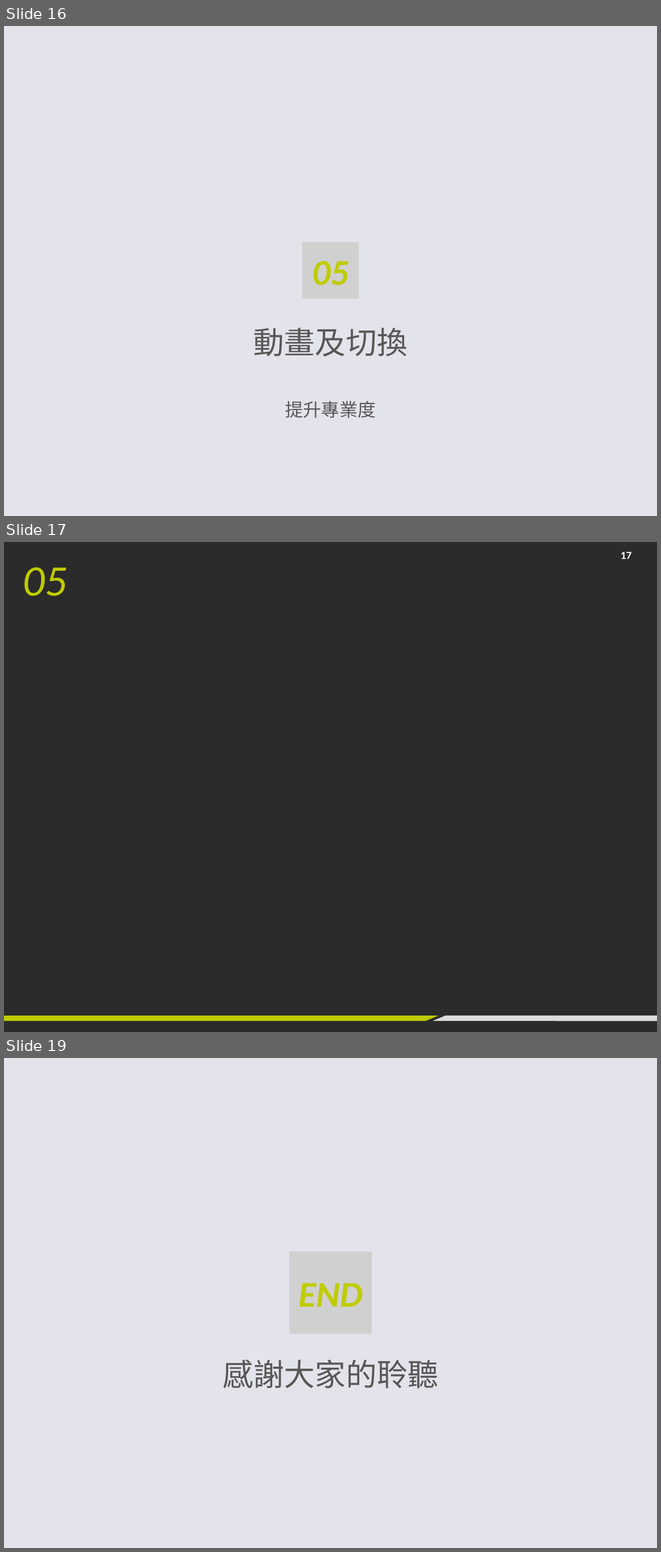
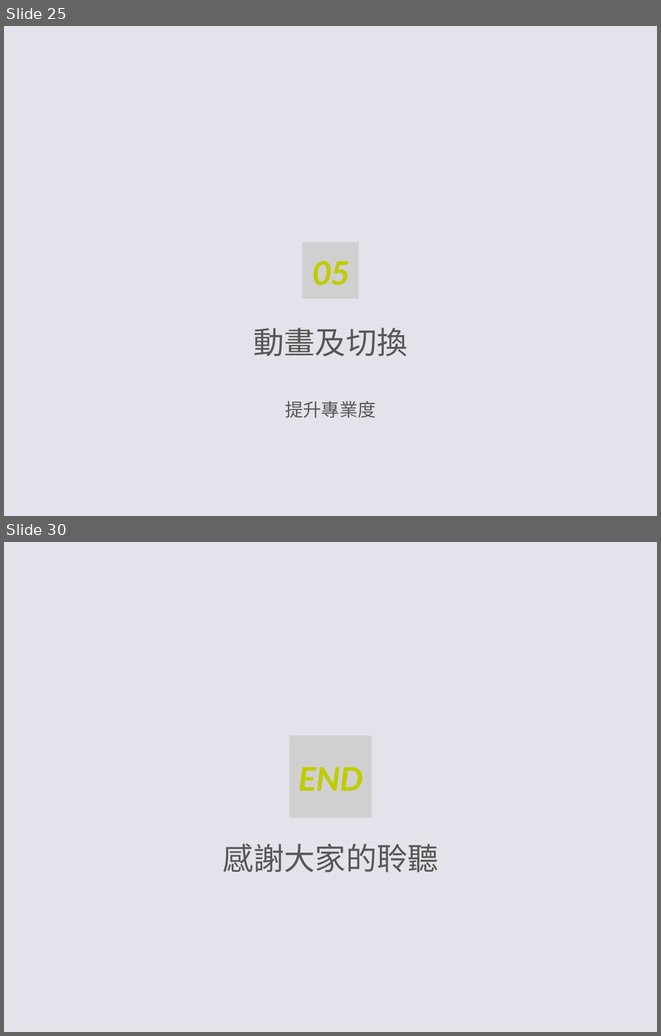
Before and after one commit to jerry092383/chungyo_hw, a slide deck: HW-Week1/簡報製作-jerry092383.pptx. Shown one above the other, each under a label of ours: slides 16, 17 and 19 before the commit, slides 25 and 30 after it; the slides between them are not shown. The pictures are 661x1552 and 661x1036 pixels, drawn with LibreOffice and Linux fonts; fonts in the diff are those of the drawing; grey boxes stand for pictures; background and template pictures are left out; a plain dark background stands for a picture behind light text. Boxes give left, top, right and bottom in pixels: in the first picture for what was removed or moved away, otherwise in the second. Text is boxed around its words. In the diff, an @@ line names an element or a change of style, - is before the commit and + after.

```diff
--- a/HW-Week1/簡報製作-jerry092383.pptx
+++ b/HW-Week1/簡報製作-jerry092383.pptx
@@ slide 17 removed at bbox=[4, 542, 657, 1032], background picture (left out) @@
@@ page number removed at bbox=[620, 552, 632, 559] @@
-17
@@ text removed at bbox=[23, 567, 67, 596] @@
-05
@@ freeform shape removed at bbox=[4, 1015, 438, 1021] @@
@@ freeform shape removed at bbox=[432, 1015, 657, 1021] @@
@@ what was slide 16 is now slide 25 @@
@@ what was slide 19 is now slide 30 @@
```
Also in this commit, not shown: 10 slides changed, 15 slides added, 3 other slides removed, 16 other files.
